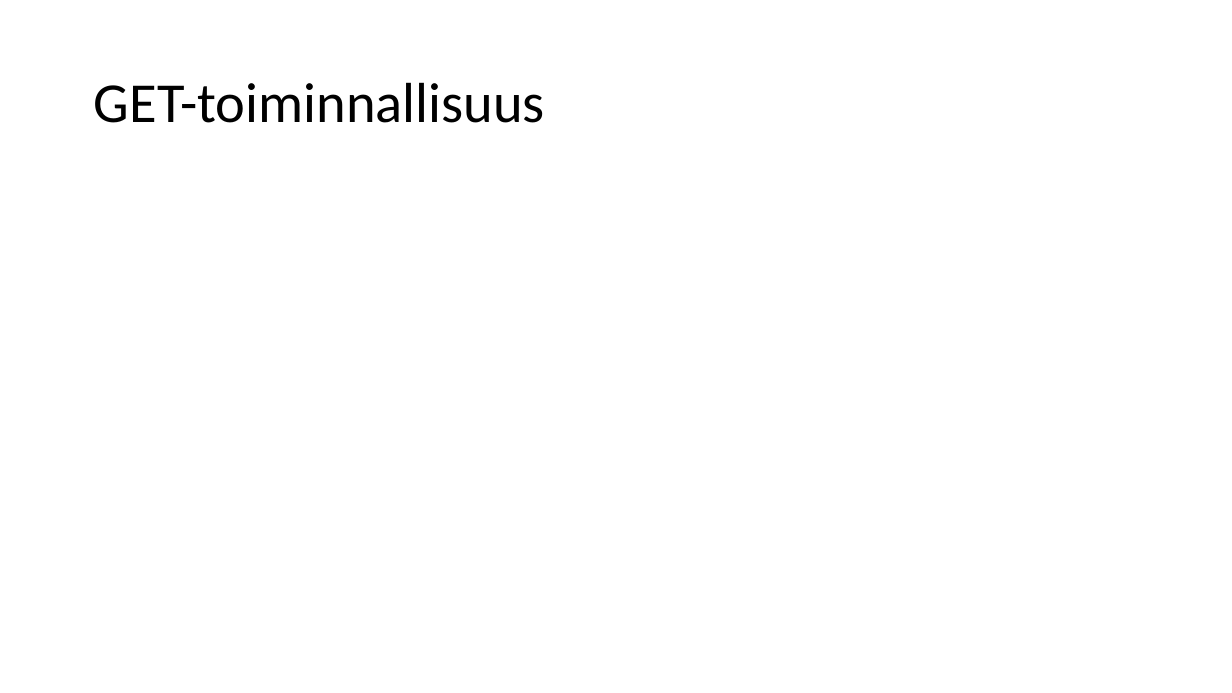
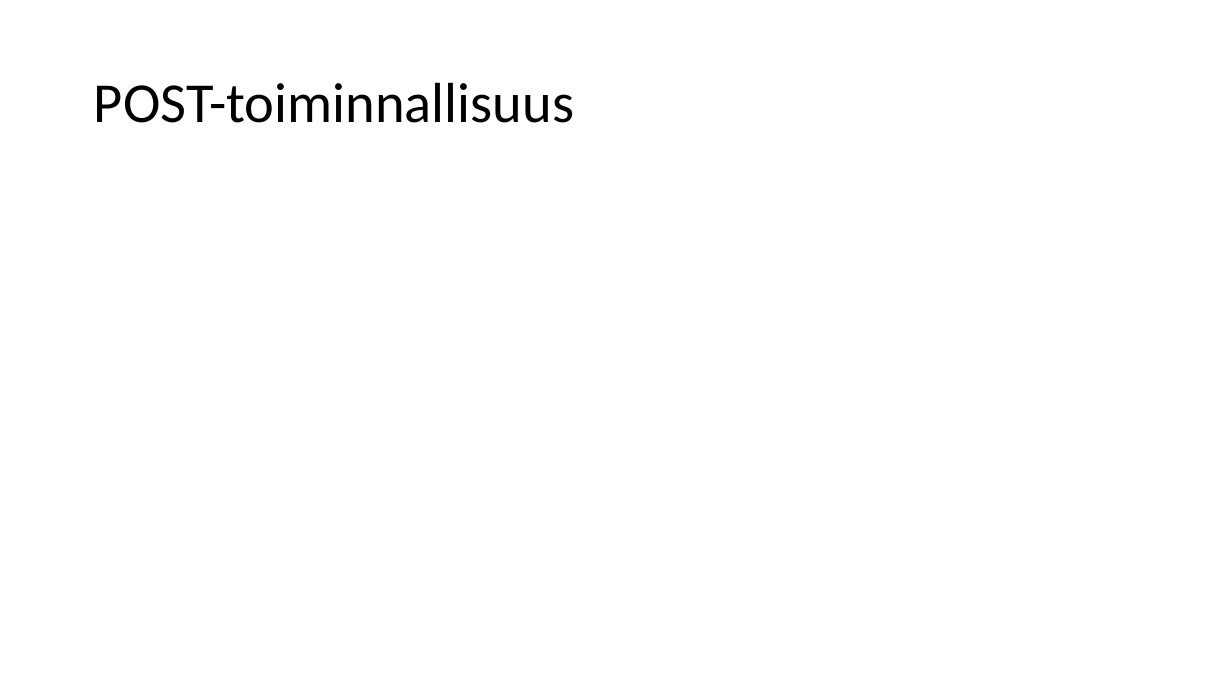
Before and after one commit to rottabonus/SpringGenesys, a slide deck: slide 6 of SG_Esitys.pptx (slide 4 before the commit). Drawn at 1232x693 pixels with LibreOffice and Linux fonts; fonts in the diff are those of the drawing. Boxes give left, top, right and bottom in pixels: in the first picture for what was removed or moved away, otherwise in the second. Text is boxed around its words. In the diff, an @@ line names an element or a change of style, - is before the commit and + after.

```diff
--- a/SG_Esitys.pptx
+++ b/SG_Esitys.pptx
@@ title at box(94, 82, 574, 123): text changed @@
-GET-toiminnallisuus
+POST-toiminnallisuus
```
Also in this commit, not shown: 1 slide added.
